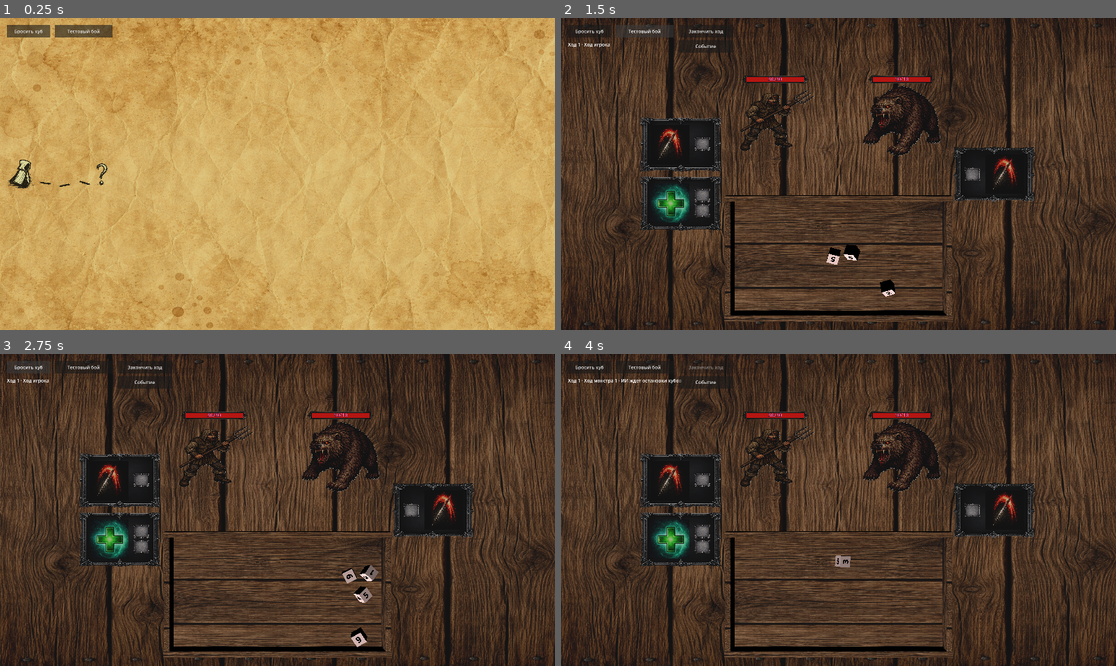
Above: before the commit, frames 1-4 (two rows, left to right).
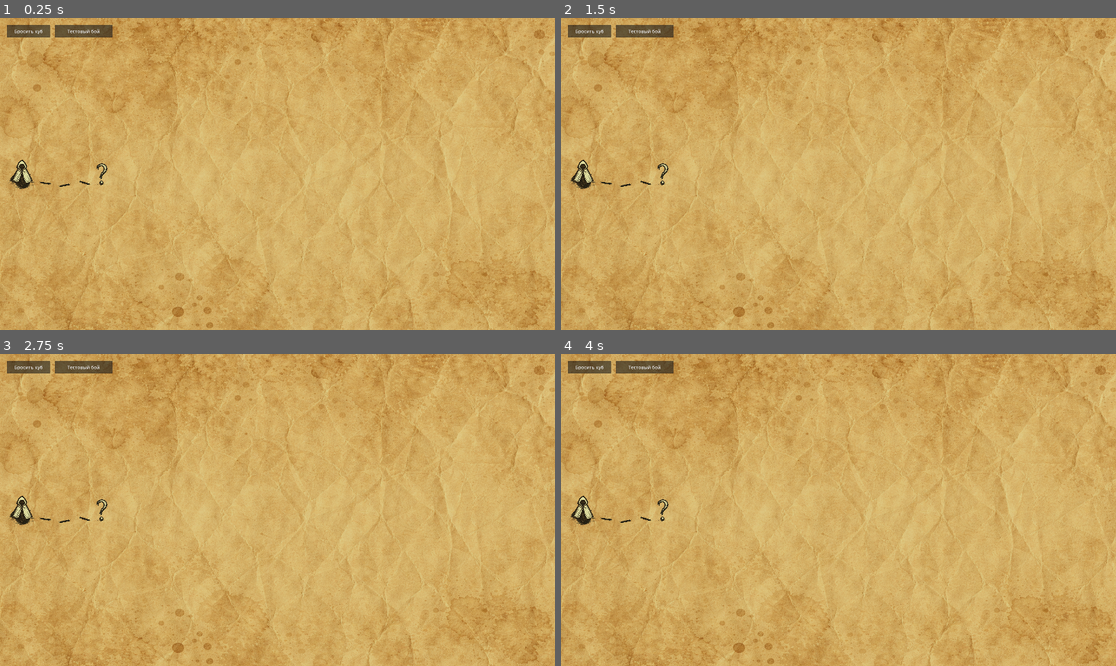
Above: after the commit, the same moments.

Repository: olegbogai-web/dicegame
Game: Godot game, scene res://scenes/global_map_room.tscn
The game is run twice, just before and just after one commit, with the same random seed, the same clock (stepped at 60 frames per second) and the same inputs.
Inputs (mouse positions are in pixels of both pictures, inside the frame that each line leads up to):
- Up to frame 1 (0.25 s): no input
- Up to frame 2 (1.5 s): click "Бросить куб" at 0.5 s; click "Тестовый бой" at 1.25 s
- Up to frame 3 (2.75 s): click "Бросить куб" at 2 s
- Up to frame 4 (4 s): click "Тестовый бой" at 2.75 s; click (705, 366) at 3.5 s, where only the run before the commit has a clickable "Закончить ход"

The runs differ from the first frame. In frame 1, 0.2% of the frame differs, in the area x 1-7%, y 45-55%; in frame 2, 100%; in frame 3, 100%; in frame 4, 100%, in the area x 0-100%, y 0-100%.
Error before the commit: Parse Error: Invalid argument for "configure()" function: argument 3 should be "Array[MeshInstance3D]" but is "Array[Node3D]". (res://content/global_map/runtim…

Commit message:
Revert "Добавить построение извилистых dash-путей к новым меткам глобальной карты"

Diff:
--- a/content/global_map/presentation/global_map_marker_presenter.gd
+++ b/content/global_map/presentation/global_map_marker_presenter.gd
@@ -83,18 +83,6 @@
 		if projected.distance_to(mouse_position) <= PICK_RADIUS:
 			return marker_data
 	return {}
-
-
-func get_visible_marker_positions(include_unavailable: bool = false) -> Array[Vector3]:
-	var positions: Array[Vector3] = []
-	for marker_data in _markers:
-		if not include_unavailable and bool(marker_data.get("unavailable", false)):
-			continue
-		var marker_node := marker_data.get("node") as Node3D
-		if marker_node == null or not is_instance_valid(marker_node) or not marker_node.visible:
-			continue
-		positions.append(marker_node.global_position)
-	return positions
 
 
 func mark_all_markers_unavailable() -> void:
--- a/content/global_map/presentation/global_map_path_presenter.gd
+++ /dev/null
@@ -1,223 +0,0 @@
-extends RefCounted
-class_name GlobalMapPathPresenter
-
-const PATH_Y := 0.005
-const POSITION_JITTER := 0.1
-const ROTATION_JITTER_DEGREES := 10.0
-const DASH_SPACING := 0.65
-const MARKER_CLEARANCE := 0.7
-const DEFAULT_ATTEMPTS_PER_PATH := 24
-
-var _owner: Node3D
-var _background: MeshInstance3D
-var _dash_templates: Array[MeshInstance3D] = []
-var _dynamic_dashes: Array[MeshInstance3D] = []
-var _accepted_segments: Array[Dictionary] = []
-var _rng := RandomNumberGenerator.new()
-
-
-func _init() -> void:
-	_rng.randomize()
-
-
-func configure(owner: Node3D, background: MeshInstance3D, dash_templates: Array[MeshInstance3D]) -> void:
-	_owner = owner
-	_background = background
-	_dash_templates.clear()
-	for template in dash_templates:
-		if template == null:
-			continue
-		_dash_templates.append(template)
-
-
-func clear_dynamic_paths() -> void:
-	for dash in _dynamic_dashes:
-		if dash != null and is_instance_valid(dash):
-			dash.queue_free()
-	_dynamic_dashes.clear()
-	_accepted_segments.clear()
-
-
-func rebuild_paths(start_position: Vector3, target_positions: Array[Vector3], blocked_points: Array[Vector3]) -> void:
-	clear_dynamic_paths()
-	if _owner == null or _background == null or _dash_templates.is_empty() or target_positions.is_empty():
-		return
-	var bounds := _resolve_background_bounds()
-	if bounds.is_empty():
-		return
-
-	for index in range(target_positions.size()):
-		var target := target_positions[index]
-		var path_points := _build_path_points(start_position, target, index, blocked_points, bounds)
-		if path_points.is_empty():
-			continue
-		for segment_index in range(path_points.size() - 1):
-			_accepted_segments.append({
-				"from": path_points[segment_index],
-				"to": path_points[segment_index + 1],
-			})
-		_spawn_dashes_for_path(path_points)
-
-
-func _build_path_points(
-	start_position: Vector3,
-	target_position: Vector3,
-	path_index: int,
-	blocked_points: Array[Vector3],
-	bounds: Dictionary
-) -> Array[Vector3]:
-	var start_xz := Vector2(start_position.x, start_position.z)
-	var target_xz := Vector2(target_position.x, target_position.z)
-	if start_xz.distance_to(target_xz) < DASH_SPACING:
-		return []
-
-	var direction := (target_xz - start_xz).normalized()
-	if direction.length() <= 0.001:
-		return []
-	var normal := Vector2(-direction.y, direction.x)
-	var travel_distance := start_xz.distance_to(target_xz)
-
-	for _attempt in DEFAULT_ATTEMPTS_PER_PATH:
-		var side_sign := 1.0 if (path_index % 2) == 0 else -1.0
-		if _rng.randf() < 0.45:
-			side_sign *= -1.0
-		var amplitude := clampf(travel_distance * 0.16, 0.45, 1.1)
-		amplitude += 0.12 * float(path_index)
-		amplitude += _rng.randf_range(-0.1, 0.1)
-
-		var first_anchor_xz := start_xz + direction * (travel_distance * 0.34) + normal * (amplitude * side_sign)
-		var second_anchor_xz := start_xz + direction * (travel_distance * 0.68) - normal * (amplitude * side_sign * _rng.randf_range(0.55, 0.85))
-		var points := [
-			Vector3(start_xz.x, PATH_Y, start_xz.y),
-			Vector3(first_anchor_xz.x, PATH_Y, first_anchor_xz.y),
-			Vector3(second_anchor_xz.x, PATH_Y, second_anchor_xz.y),
-			Vector3(target_xz.x, PATH_Y, target_xz.y),
-		]
-
-		if not _is_inside_bounds(points, bounds):
-			continue
-		if _segments_hit_blocked_points(points, blocked_points, target_position):
-			continue
-		if _segments_intersect_existing_paths(points):
-			continue
-		return points
-	return []
-
-
-func _spawn_dashes_for_path(path_points: Array[Vector3]) -> void:
-	if path_points.size() < 2:
-		return
-	for segment_index in range(path_points.size() - 1):
-		var from := path_points[segment_index]
-		var to := path_points[segment_index + 1]
-		var segment_length := from.distance_to(to)
-		if segment_length <= 0.001:
-			continue
-		var pieces := max(1, int(floor(segment_length / DASH_SPACING)))
-		for piece_index in range(pieces):
-			var t := (float(piece_index) + 0.5) / float(pieces)
-			var point := from.lerp(to, t)
-			var look_target := to
-			if piece_index < pieces - 1:
-				look_target = from.lerp(to, (float(piece_index) + 1.0) / float(pieces))
-			var dash := _create_dash_instance()
-			if dash == null:
-				continue
-			_owner.add_child(dash)
-			var jitter_x := _rng.randf_range(-POSITION_JITTER, POSITION_JITTER)
-			var jitter_z := _rng.randf_range(-POSITION_JITTER, POSITION_JITTER)
-			dash.global_position = Vector3(point.x + jitter_x, PATH_Y, point.z + jitter_z)
-			var direction := Vector2(look_target.x - point.x, look_target.z - point.z)
-			var angle := atan2(direction.x, direction.y)
-			angle += deg_to_rad(_rng.randf_range(-ROTATION_JITTER_DEGREES, ROTATION_JITTER_DEGREES))
-			dash.rotation = Vector3(0.0, angle, 0.0)
-			_dynamic_dashes.append(dash)
-
-
-func _create_dash_instance() -> MeshInstance3D:
-	if _dash_templates.is_empty():
-		return null
-	var template := _dash_templates[_rng.randi_range(0, _dash_templates.size() - 1)]
-	if template == null:
-		return null
-	var dash := MeshInstance3D.new()
-	dash.mesh = template.mesh
-	dash.material_override = template.material_override
-	dash.cast_shadow = template.cast_shadow
-	dash.layers = template.layers
-	dash.scale = template.scale
-	dash.visible = true
-	return dash
-
-
-func _resolve_background_bounds() -> Dictionary:
-	if _background == null or _background.mesh == null:
-		return {}
-	var local_aabb := _background.mesh.get_aabb()
-	var half_size_x := local_aabb.size.x * 0.5 * absf(_background.scale.x)
-	var half_size_z := local_aabb.size.z * 0.5 * absf(_background.scale.z)
-	var center := _background.global_position
-	return {
-		"min_x": center.x - half_size_x,
-		"max_x": center.x + half_size_x,
-		"min_z": center.z - half_size_z,
-		"max_z": center.z + half_size_z,
-	}
-
-
-func _is_inside_bounds(points: Array, bounds: Dictionary) -> bool:
-	for point in points:
-		if not point is Vector3:
-			return false
-		var value := point as Vector3
-		if value.x < bounds["min_x"] or value.x > bounds["max_x"]:
-			return false
-		if value.z < bounds["min_z"] or value.z > bounds["max_z"]:
-			return false
-	return true
-
-
-func _segments_hit_blocked_points(path_points: Array[Vector3], blocked_points: Array[Vector3], target_position: Vector3) -> bool:
-	for segment_index in range(path_points.size() - 1):
-		var from := Vector2(path_points[segment_index].x, path_points[segment_index].z)
-		var to := Vector2(path_points[segment_index + 1].x, path_points[segment_index + 1].z)
-		for blocked in blocked_points:
-			if blocked.distance_to(target_position) < 0.05:
-				continue
-			var blocked_xz := Vector2(blocked.x, blocked.z)
-			if _distance_point_to_segment(blocked_xz, from, to) < MARKER_CLEARANCE:
-				return true
-	return false
-
-
-func _segments_intersect_existing_paths(path_points: Array[Vector3]) -> bool:
-	for segment_index in range(path_points.size() - 1):
-		var from := Vector2(path_points[segment_index].x, path_points[segment_index].z)
-		var to := Vector2(path_points[segment_index + 1].x, path_points[segment_index + 1].z)
-		for existing in _accepted_segments:
-			var existing_from := existing.get("from", Vector3.ZERO) as Vector3
-			var existing_to := existing.get("to", Vector3.ZERO) as Vector3
-			var existing_from_xz := Vector2(existing_from.x, existing_from.z)
-			var existing_to_xz := Vector2(existing_to.x, existing_to.z)
-			if _segments_share_endpoint(from, to, existing_from_xz, existing_to_xz):
-				continue
-			if Geometry2D.segment_intersects_segment(from, to, existing_from_xz, existing_to_xz) != null:
-				return true
-	return false
-
-
-func _segments_share_endpoint(a_from: Vector2, a_to: Vector2, b_from: Vector2, b_to: Vector2) -> bool:
-	return a_from.distance_to(b_from) < 0.03 \
-		or a_from.distance_to(b_to) < 0.03 \
-		or a_to.distance_to(b_from) < 0.03 \
-		or a_to.distance_to(b_to) < 0.03
-
-
-func _distance_point_to_segment(point: Vector2, from: Vector2, to: Vector2) -> float:
-	var segment := to - from
-	var segment_length_sq := segment.length_squared()
-	if segment_length_sq <= 0.000001:
-		return point.distance_to(from)
-	var t := clampf((point - from).dot(segment) / segment_length_sq, 0.0, 1.0)
-	var projection := from + segment * t
-	return point.distance_to(projection)
--- a/content/global_map/runtime/global_map_flow_orchestrator.gd
+++ b/content/global_map/runtime/global_map_flow_orchestrator.gd
@@ -6,7 +6,6 @@
 const GlobalMapEventIconPresenter = preload("res://content/global_map/presentation/global_map_event_icon_presenter.gd")
 const GlobalMapMarkerPresenter = preload("res://content/global_map/presentation/global_map_marker_presenter.gd")
 const GlobalMapMarkerSpawnService = preload("res://content/global_map/runtime/global_map_marker_spawn_service.gd")
-const GlobalMapPathPresenter = preload("res://content/global_map/presentation/global_map_path_presenter.gd")
 const GlobalMapMarkerRoomLinkResolver = preload("res://content/global_map/routing/global_map_marker_room_link_resolver.gd")
 const GlobalMapRuntimeState = preload("res://content/global_map/runtime/global_map_runtime_state.gd")
 const Player = preload("res://content/entities/player.gd")
@@ -37,7 +36,6 @@
 var _event_presenter := GlobalMapEventIconPresenter.new()
 var _marker_presenter := GlobalMapMarkerPresenter.new()
 var _marker_spawn_service := GlobalMapMarkerSpawnService.new()
-var _path_presenter := GlobalMapPathPresenter.new()
 var _marker_link_resolver := GlobalMapMarkerRoomLinkResolver.new()
 var _state := GlobalMapRuntimeState.new()
 var _path_points: Array[Vector3] = []
@@ -70,7 +68,6 @@
 	_fade_presenter.configure(owner)
 	_event_presenter.configure(event_icon)
 	_marker_presenter.configure(owner, event_icon, camera)
-	_path_presenter.configure(owner, background, _road_nodes)
 	_ensure_event_unavailable_mark()
 	_build_start_path_points()
 	_restore_persisted_state()
@@ -208,10 +205,8 @@
 			if marker_data is Dictionary:
 				marker_specs.append(marker_data)
 		_marker_presenter.show_markers(marker_specs)
-		_rebuild_paths_to_available_markers()
 	else:
 		_marker_presenter.clear_dynamic_markers()
-		_path_presenter.clear_dynamic_paths()
 	var saved_event_reached = snapshot.get("event_reached", false)
 	_state.event_reached = bool(saved_event_reached)
 	_set_event_unavailable(_state.event_reached)
@@ -319,18 +314,6 @@
 		marker_data["visible"] = true
 		marker_specs.append(marker_data)
 	_marker_presenter.show_markers(marker_specs, false)
-	_rebuild_paths_to_available_markers()
-
-
-func _rebuild_paths_to_available_markers() -> void:
-	var available_markers := _marker_presenter.get_visible_marker_positions(false)
-	if available_markers.is_empty():
-		_path_presenter.clear_dynamic_paths()
-		return
-	var blocked_points := _marker_presenter.get_visible_marker_positions(true)
-	if _state.event_reached and _event_icon != null:
-		blocked_points.append(_event_icon.global_position)
-	_path_presenter.rebuild_paths(_hero_movement.get_ground_position(), available_markers, blocked_points)
 
 
 func _build_global_map_throw_request(definition: DiceDefinition) -> DiceThrowRequest:
